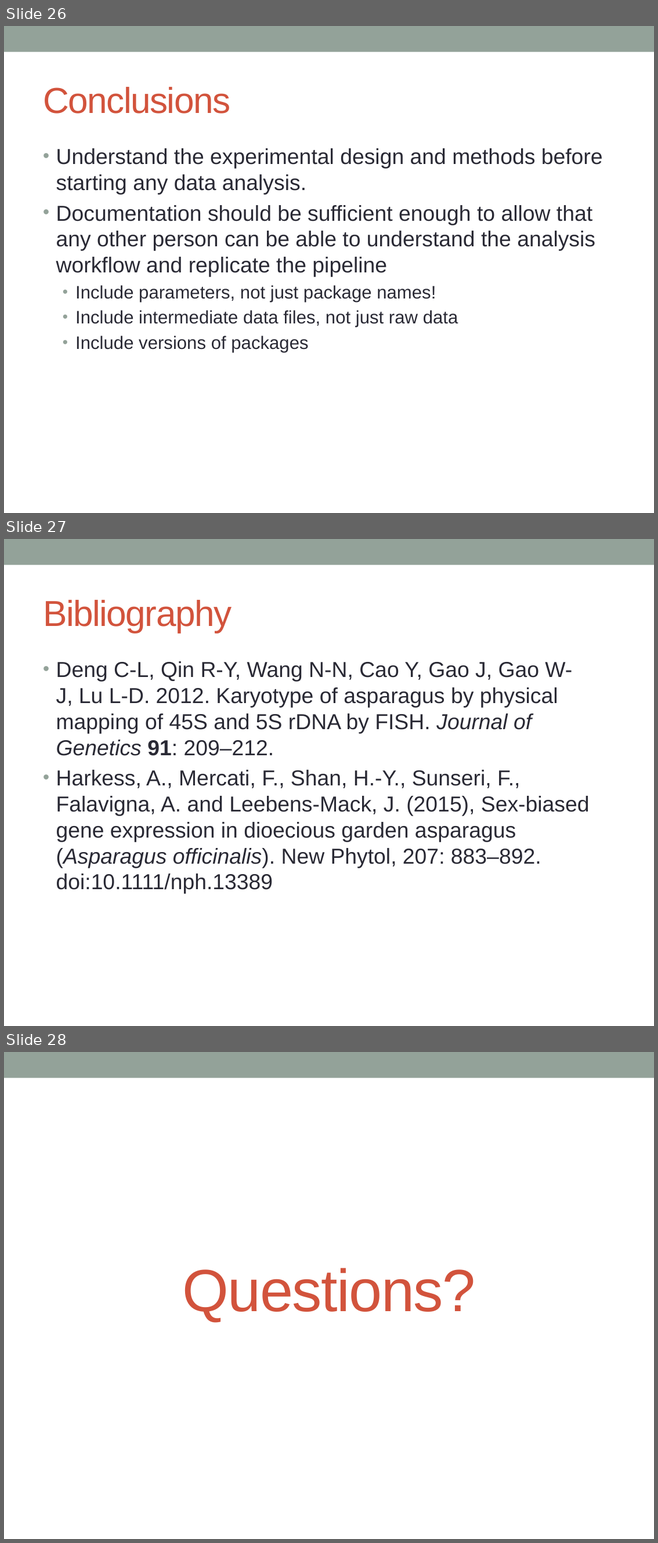
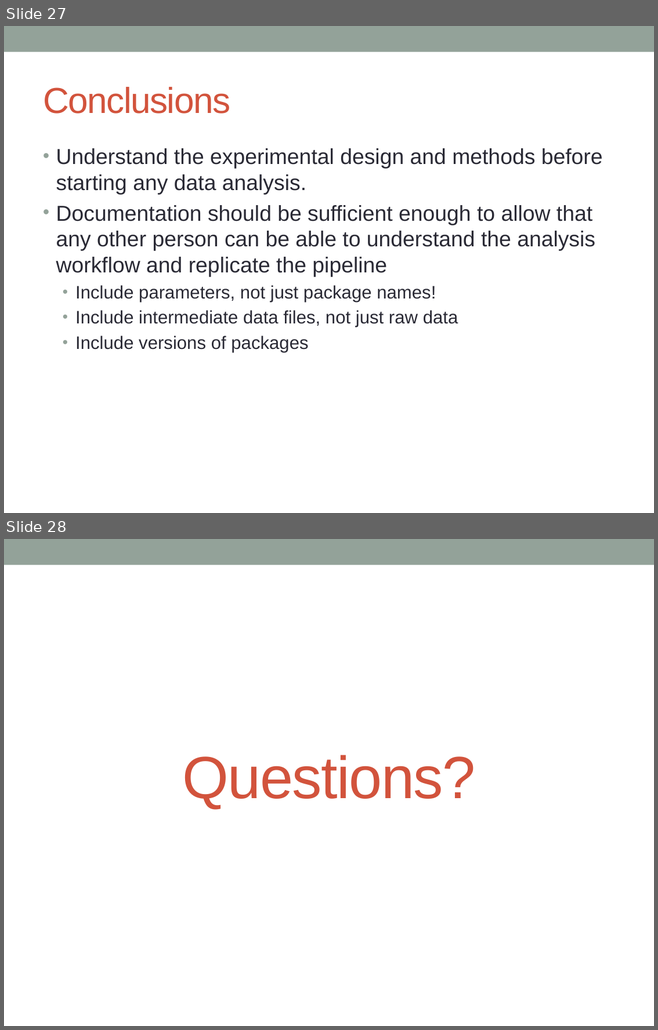
Before and after one commit to katholan/BCB546X-Spring2017_Valerin_final_project, a slide deck: asparagus.pptx. Shown one above the other, each under a label of ours: slides 26, 27 and 28 before the commit, slides 27 and 28 after it. The pictures are 658x1543 and 658x1030 pixels, drawn with LibreOffice and Linux fonts; fonts in the diff are those of the drawing. Boxes give left, top, right and bottom in pixels: in the first picture for what was removed or moved away, otherwise in the second. Text is boxed around its words. In the diff, an @@ line names an element or a change of style, - is before the commit and + after.

```diff
--- a/asparagus.pptx
+++ b/asparagus.pptx
@@ slide 27 removed at box(4, 539, 654, 1026), background #FFFFFF; not listed: 1 template element that a slide beside it also shows @@
@@ title removed at box(43, 600, 231, 633) @@
-Bibliography
@@ text removed at box(56, 661, 589, 894) @@
-• Deng C-L, Qin R-Y, Wang N-N, Cao Y, Gao J, Gao W-J, Lu L-D. 2012. Karyotype of asparagus by physical mapping of 45S and 5S rDNA by FISH. Journal of Genetics 91: 209–212.
-• Harkess, A., Mercati, F., Shan, H.-Y., Sunseri, F., Falavigna, A. and Leebens-Mack, J. (2015), Sex-biased gene expression in dioecious garden asparagus (Asparagus officinalis). New Phytol, 207: 883–892. doi:10.1111/nph.13389
@@ what was slide 26 is now slide 27 @@
```
Also in this commit, not shown: 6 slides changed, 1 slide added.
